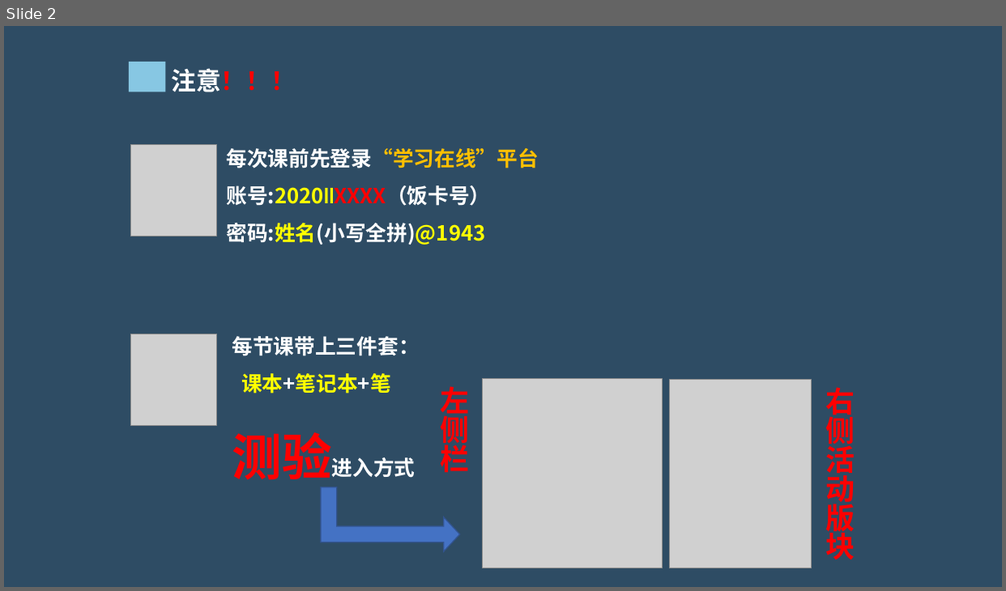
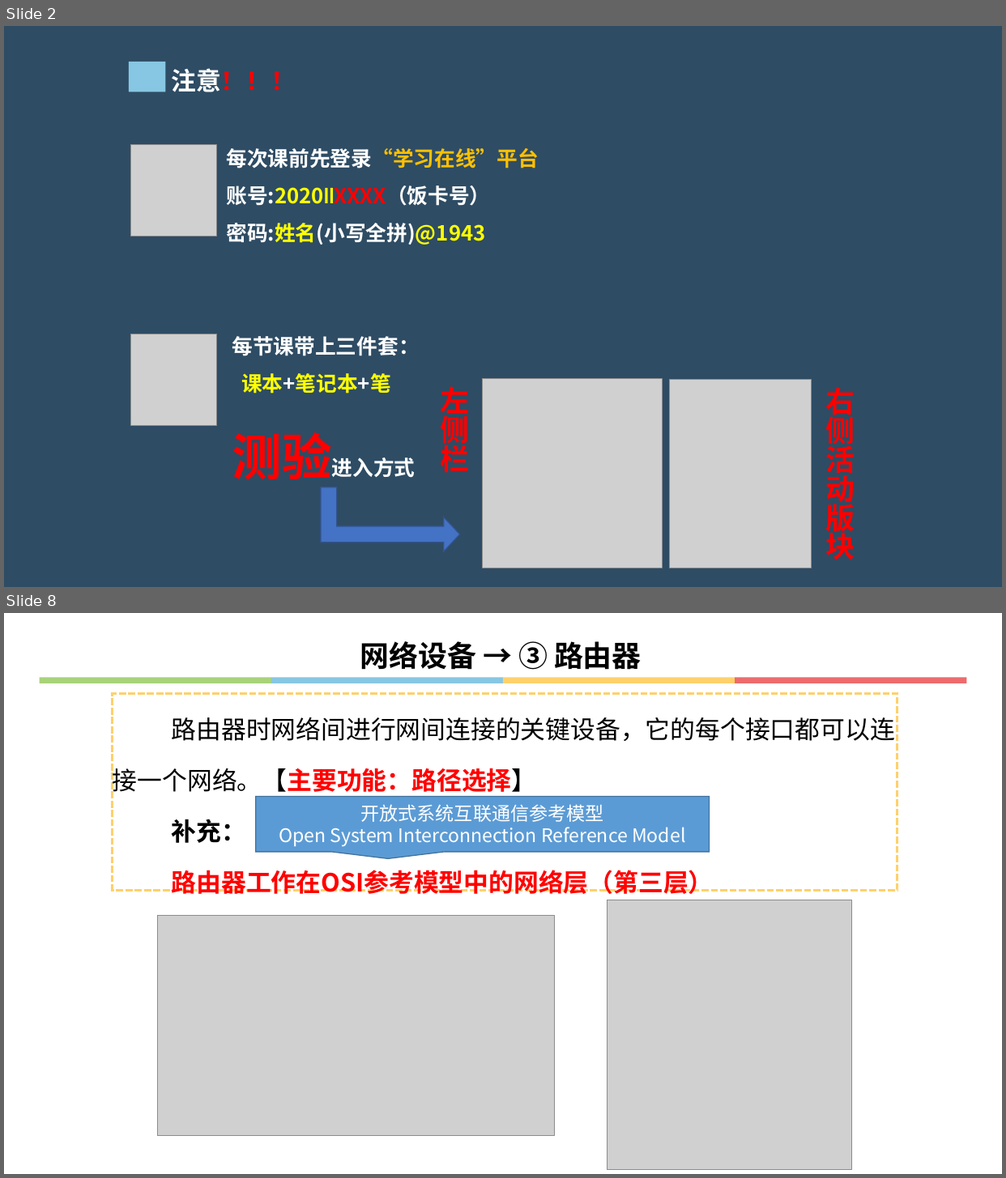
Before and after one commit to hongm32/2020design, a slide deck: 【第29课】无线局域网的组建/【第29课】无线局域网的组建.pptx. Shown one above the other, each under a label of ours: slide 2 before the commit, slides 2 and 8 after it; the slides between them are not shown. The pictures are 1006x591 and 1006x1178 pixels, drawn with LibreOffice and Linux fonts; fonts in the diff are those of the drawing; grey boxes stand for pictures. Boxes give left, top, right and bottom in pixels: in the first picture for what was removed or moved away, otherwise in the second. Text is boxed around its words. In the diff, an @@ line names an element or a change of style, - is before the commit and + after.

Commit message:
增加《【第30课】基于物联网的信息系统暨远程控制系统的组建》课件、知识梳理和在线测试题

```diff
--- a/【第29课】无线局域网的组建/【第29课】无线局域网的组建.pptx
+++ b/【第29课】无线局域网的组建/【第29课】无线局域网的组建.pptx
@@ slide 8 added at (4,613,1002,1174), background #FFFFFF @@
@@ text added at (360,641,641,670), 28 pt, text #000000, bold @@
+网络设备 → ③ 路由器
@@ group added at (39,677,967,683): 4 rectangles @@
@@ rectangle added at (113,693,898,890), outline #FED16C 2.25 pt dashed, 24 pt, text #000000 @@
+路由器时网络间进行网间连接的关键设备，它的每个接口都可以连接一个网络。【主要功能：路径选择】
+补充：
+路由器工作在OSI参考模型中的网络层（第三层）
@@ speech box added at (256,796,710,852), fill #5B9BD5, outline #43739E 1 pt, 18 pt, text #FFFFFF @@
+开放式系统互联通信参考模型
+Open System Interconnection Reference Model
@@ picture added at (607,901,852,1171) @@
@@ picture added at (157,915,555,1135) @@
```
Also in this commit, not shown: 3 slides changed, 16 other slides added, 15 slides removed, 10 other files.
